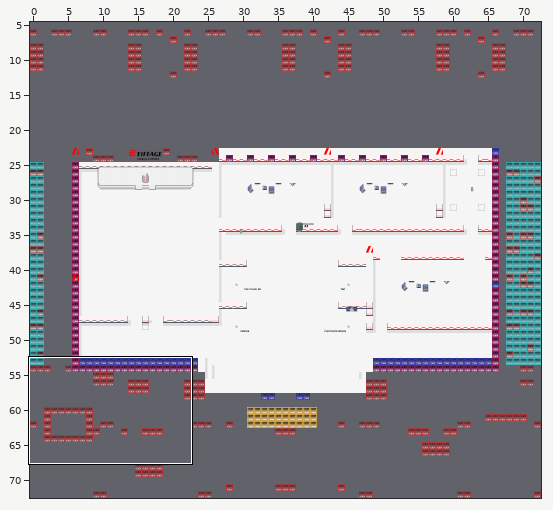
Two states of a Tiled map (JSON), maps/pixel.json. Above, an overview of the earlier version with the close-up marked.
Close-up. The starting point:
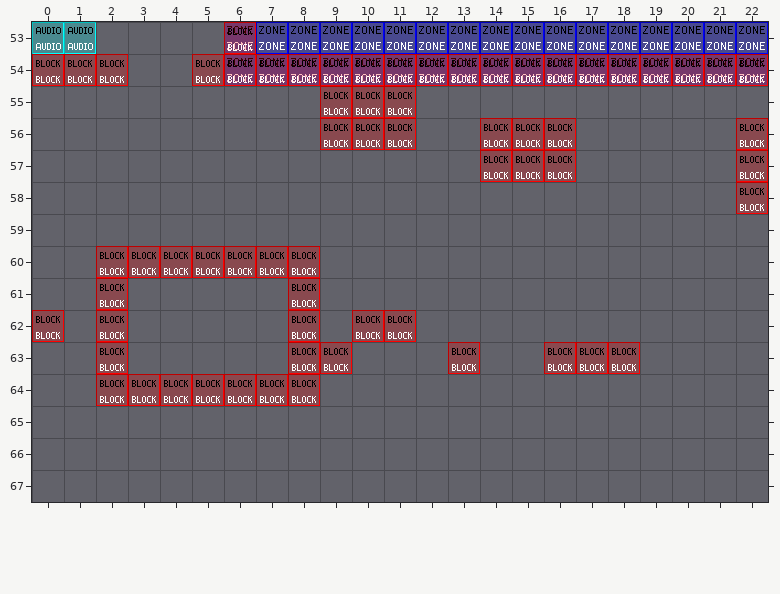
Cells are 32x32 px. Shown: x 0..22, y 53..67. The commit also changed other parts of the map, which this record leaves out. Not drawn, because the pictures are missing: unchanged layers "Above/Above1", "Above/Above2", "Above/Above3", "Building1", "Building2", "Details/Details1", "Details/Details2", "Floor/Floor2", "Floor/Floor3", "Floor/Floor4", "Structure/Structure2".
The same view after the edit:
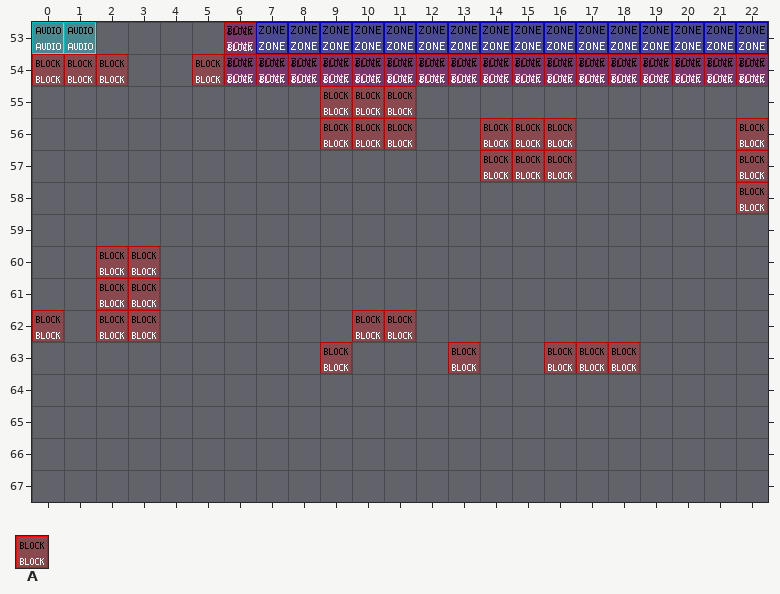
Key: from "Set_Special_Zones": A 2.
_ is an empty cell.
Tiles replaced or removed in this view: A.
See-through tiles are keyed as they look on the map.
From old to new:
Changed rows in their new state; . is an unchanged cell.
Layer "_Settings/collisions":
first column x 2:
60 .._____
61 .A...._
62 .A...._
63 _....._
64 _______
Boxes around the changes in both close-ups, in picture pixels (x1, y1, x2, y2):
changed: (96, 246, 320, 406)
